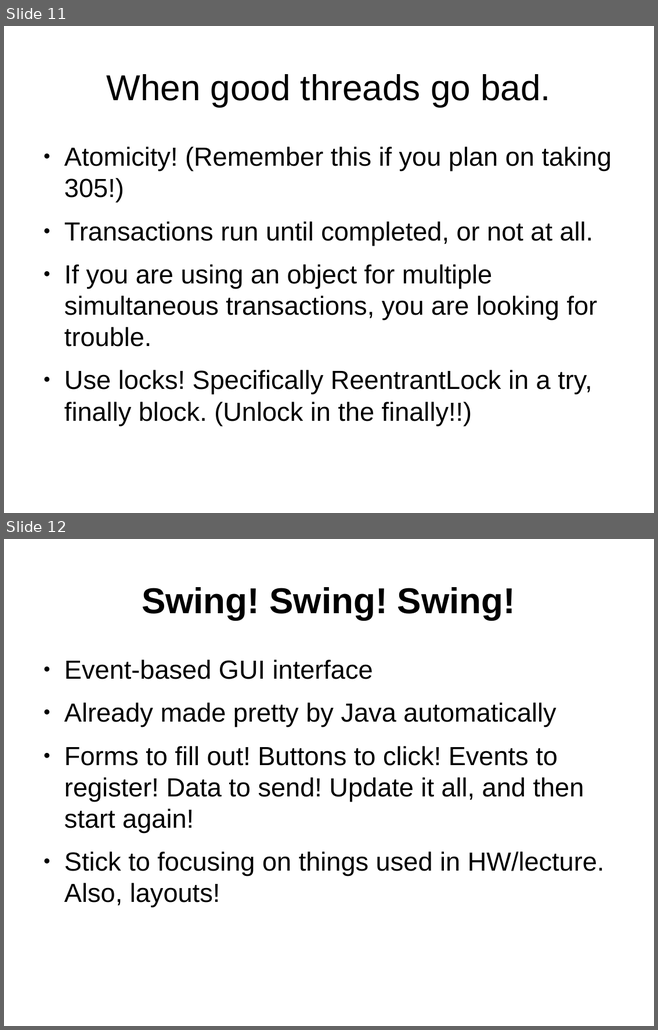
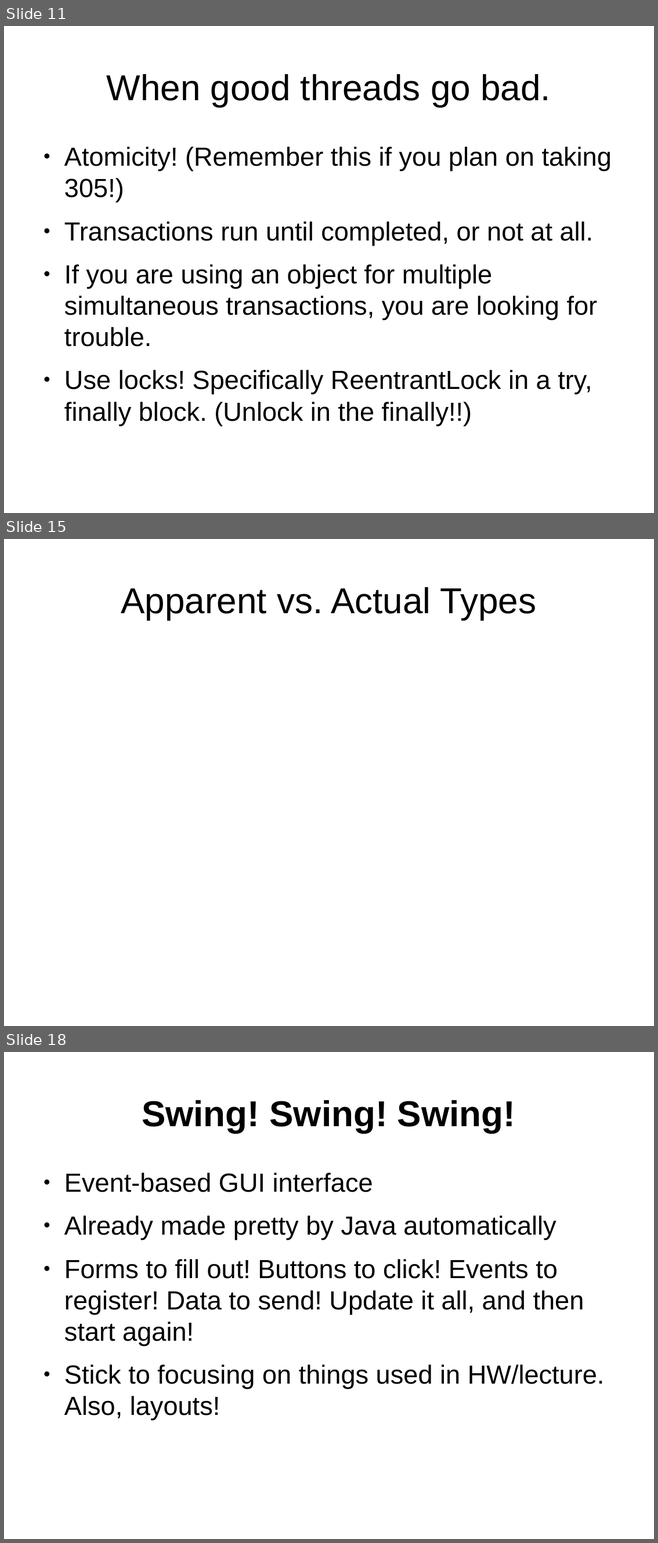
Before and after one commit to yv444/cse219-review, a slide deck: midterm_review.odp. Shown one above the other, each under a label of ours: slides 11 and 12 before the commit, slides 11, 15 and 18 after it; the slides between them are not shown. The pictures are 658x1030 and 658x1543 pixels, drawn with LibreOffice and Linux fonts; fonts in the diff are those of the drawing. Boxes give left, top, right and bottom in pixels: in the first picture for what was removed or moved away, otherwise in the second. Text is boxed around its words. In the diff, an @@ line names an element or a change of style, - is before the commit and + after.

```diff
--- a/midterm_review.odp
+++ b/midterm_review.odp
@@ slide 15 added at bbox=[4, 539, 654, 1026], background #FFFFFF @@
@@ title added at bbox=[121, 587, 536, 620], 44 pt, text #000000 @@
+Apparent vs. Actual Types
@@ what was slide 12 is now slide 18 @@
```
Also in this commit, not shown: 3 slides changed, 8 other slides added, 2 other files.
